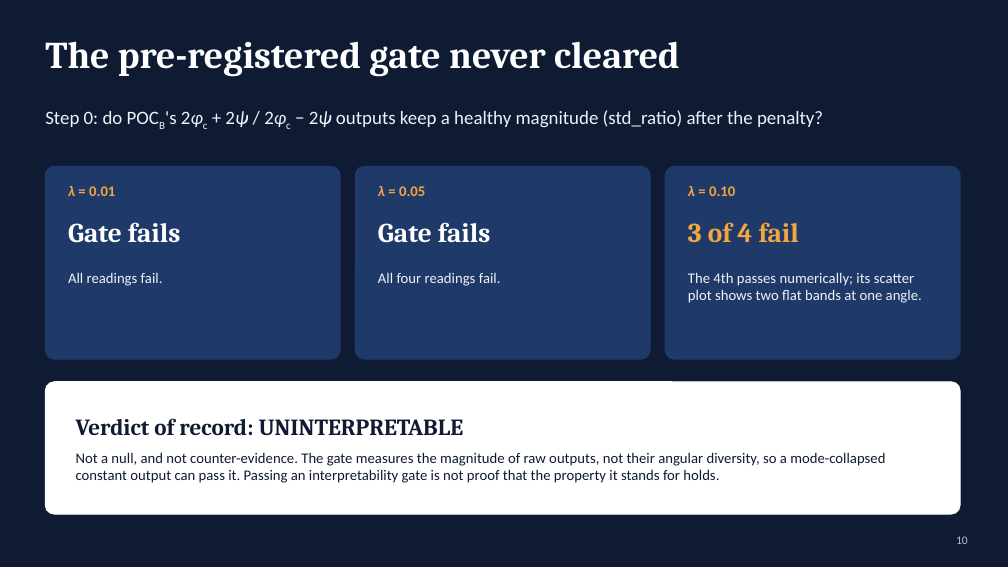
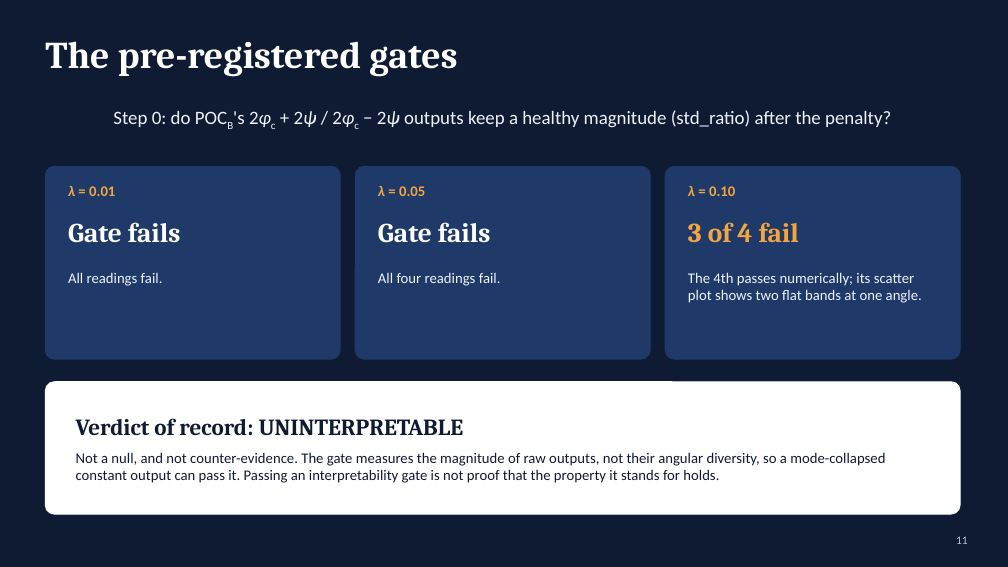
Before and after one commit to syedalimohsinbukhari/ml_practice_v2, a slide deck: slide 11 of experiments/phic_psi_poc-redo/phic_psi_presentation.pptx (slide 10 before the commit). Drawn at 1008x567 pixels with LibreOffice and Linux fonts; fonts in the diff are those of the drawing. Boxes give left, top, right and bottom in pixels: in the first picture for what was removed or moved away, otherwise in the second. Text is boxed around its words. In the diff, an @@ line names an element or a change of style, - is before the commit and + after.

```diff
--- a/experiments/phic_psi_poc-redo/phic_psi_presentation.pptx
+++ b/experiments/phic_psi_poc-redo/phic_psi_presentation.pptx
@@ title at (x1=45, y1=41, x2=457, y2=76): text changed @@
-The pre-registered gate never cleared
+The pre-registered gates
@@ text "Step 0: do POCB's 2φc ..." at (x1=113, y1=110, x2=891, y2=128): alignment left to centre @@
@@ page number at (x1=956, y1=536, x2=968, y2=544): text changed @@
-10
+11
```
Also in this commit, not shown: 11 other slides changed, 1 slide added, 3 other files.
